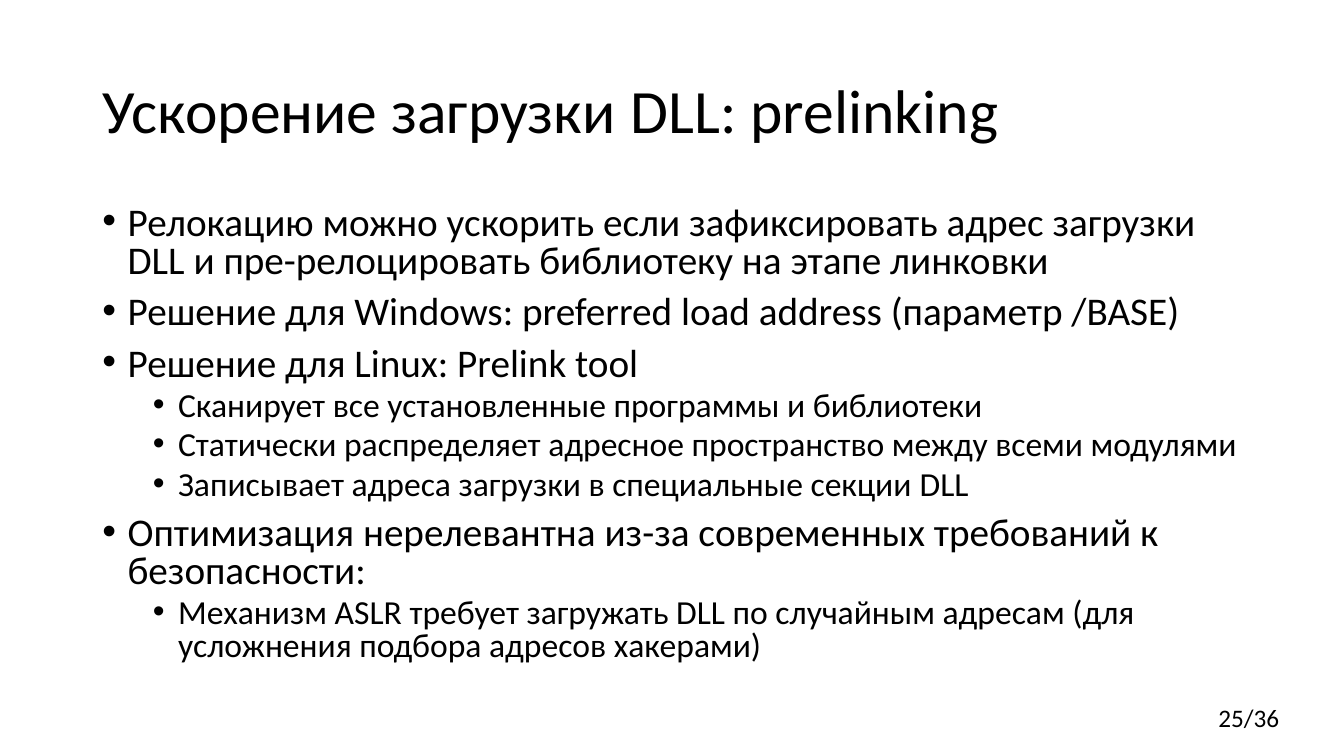
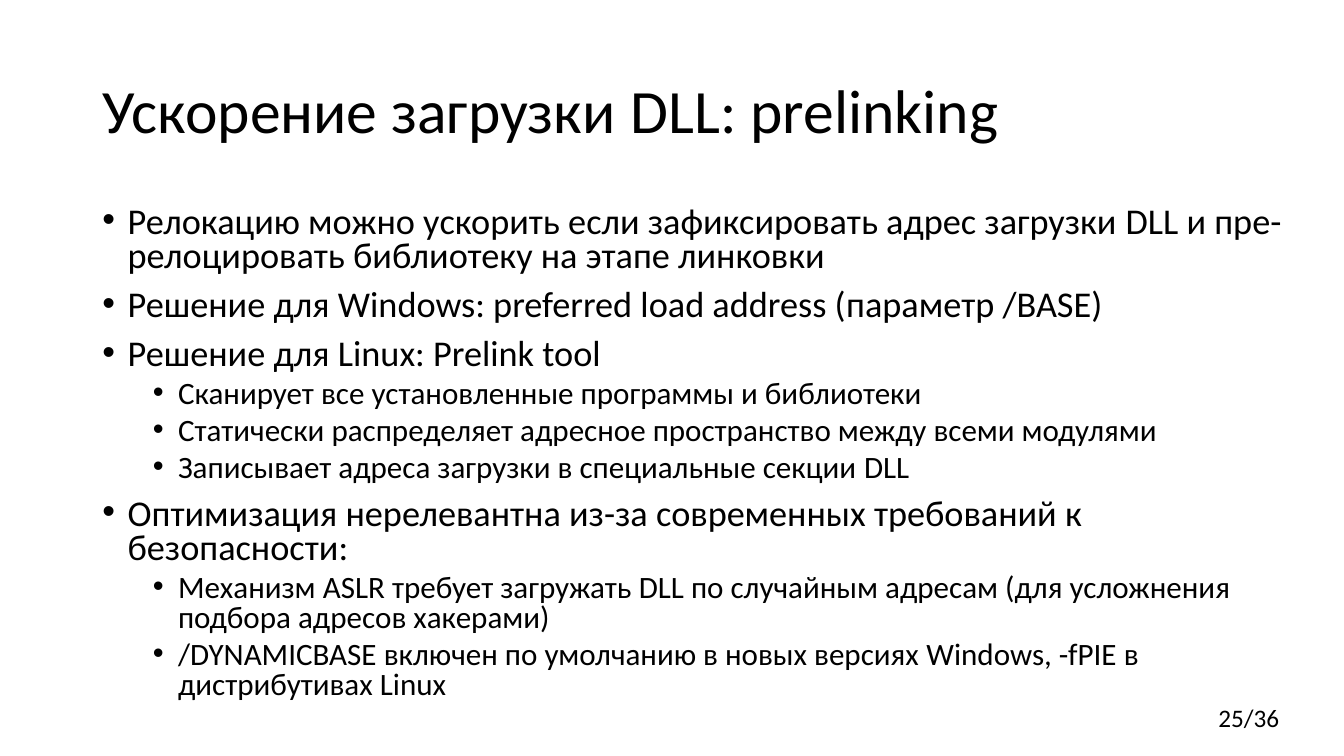
Before and after one commit to yugr/CppRussia, a slide deck: slide 25 of 2024/RU.pptx. Drawn at 1344x756 pixels with LibreOffice and Linux fonts; fonts in the diff are those of the drawing. Boxes give left, top, right and bottom in pixels: in the first picture for what was removed or moved away, otherwise in the second. Text is boxed around its words. In the diff, an @@ line names an element or a change of style, - is before the commit and + after.

```diff
--- a/2024/RU.pptx
+++ b/2024/RU.pptx
@@ text at bbox=[128, 209, 1281, 633]: size 28 to 25.9 pt in "Релокацию можно ускорить если зафиксировать адрес загрузки ...", "Решение для Windows: preferred load address (параметр ...", "Решение для Linux: Prelink tool", "Оптимизация нерелевантна из-за современных требований к безо ..."; size 24 to 22.2 pt in "Сканирует все установленные программы и библиотеки", "Статически распределяет адресное пространство между всеми мо ...", "Записывает адреса загрузки в специальные секции DLL", "Механизм ASLR требует загружать DLL по случайным ..." @@
@@ text at bbox=[178, 643, 1139, 700]: paragraph added @@
+  • /DYNAMICBASE включен по умолчанию в новых версиях Windows, -fPIE в дистрибутивах Linux
```
Also in this commit, not shown: 2 other slides changed.
